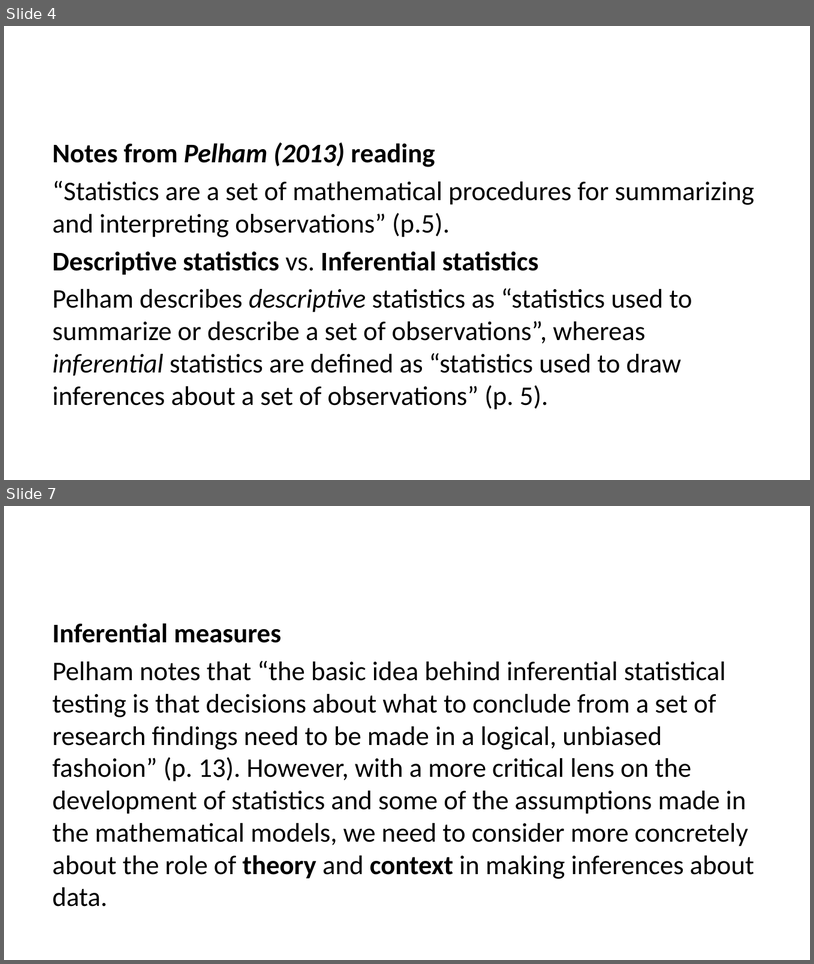
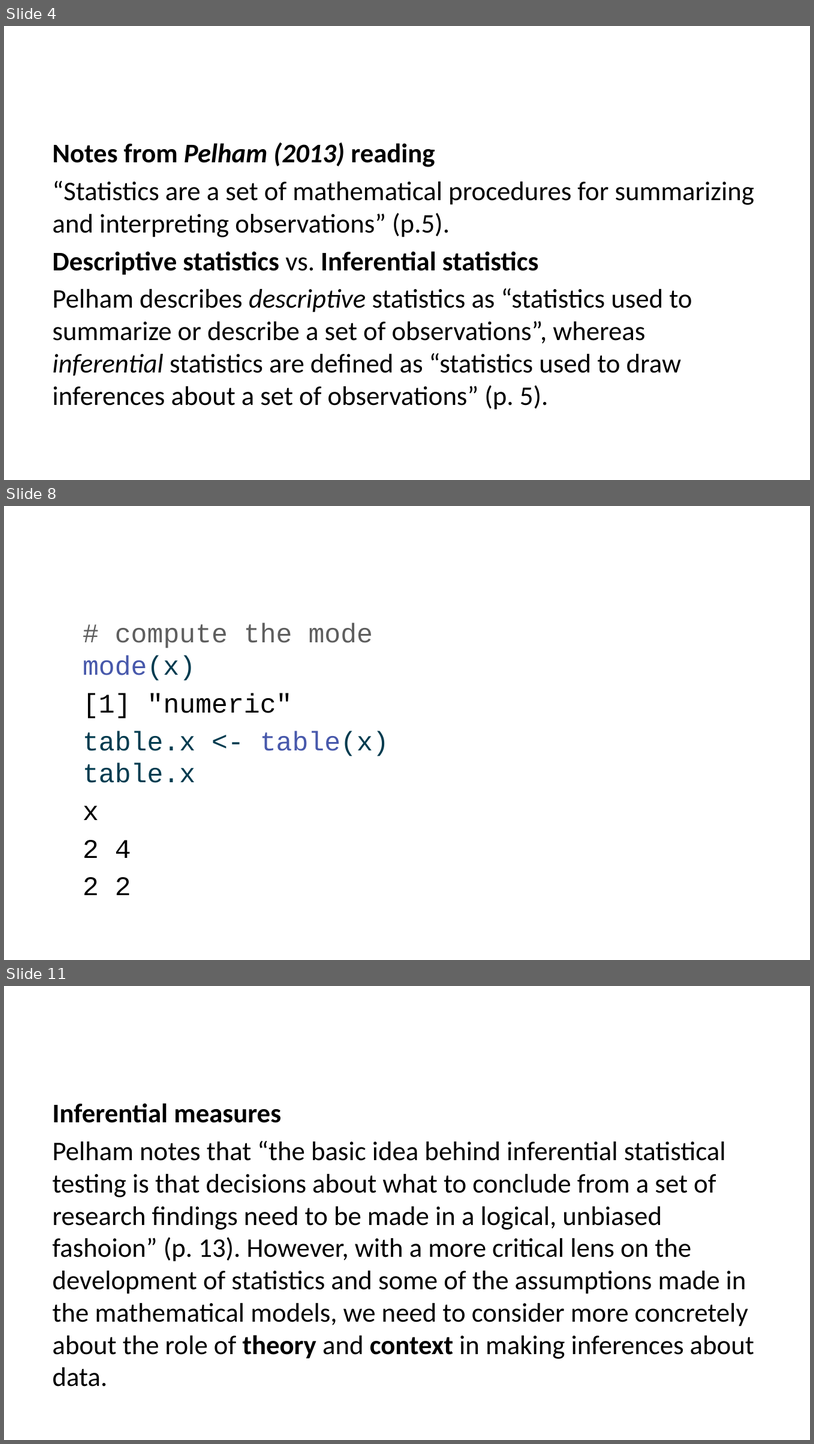
Before and after one commit to data-202/fa24, a slide deck: docs/weeks/week02.pptx. Shown one above the other, each under a label of ours: slides 4 and 7 before the commit, slides 4, 8 and 11 after it; the slides between them are not shown. The pictures are 814x964 and 814x1444 pixels, drawn with LibreOffice and Linux fonts; fonts in the diff are those of the drawing. Boxes give left, top, right and bottom in pixels: in the first picture for what was removed or moved away, otherwise in the second. Text is boxed around its words. In the diff, an @@ line names an element or a change of style, - is before the commit and + after.

```diff
--- a/docs/weeks/week02.pptx
+++ b/docs/weeks/week02.pptx
@@ slide 8 added at <box>4,506,810,960</box>, background #FFFFFF @@
@@ text added at <box>83,624,389,895</box>, 24 pt, text #003B4F @@
+# compute the mode
+mode(x)
+[1] "numeric"
+table.x <- table(x)
+table.x
+x
+2 4
+2 2
@@ what was slide 7 is now slide 11 @@
```
Also in this commit, not shown: 1 slide changed, 3 other slides added, 35 other files.
